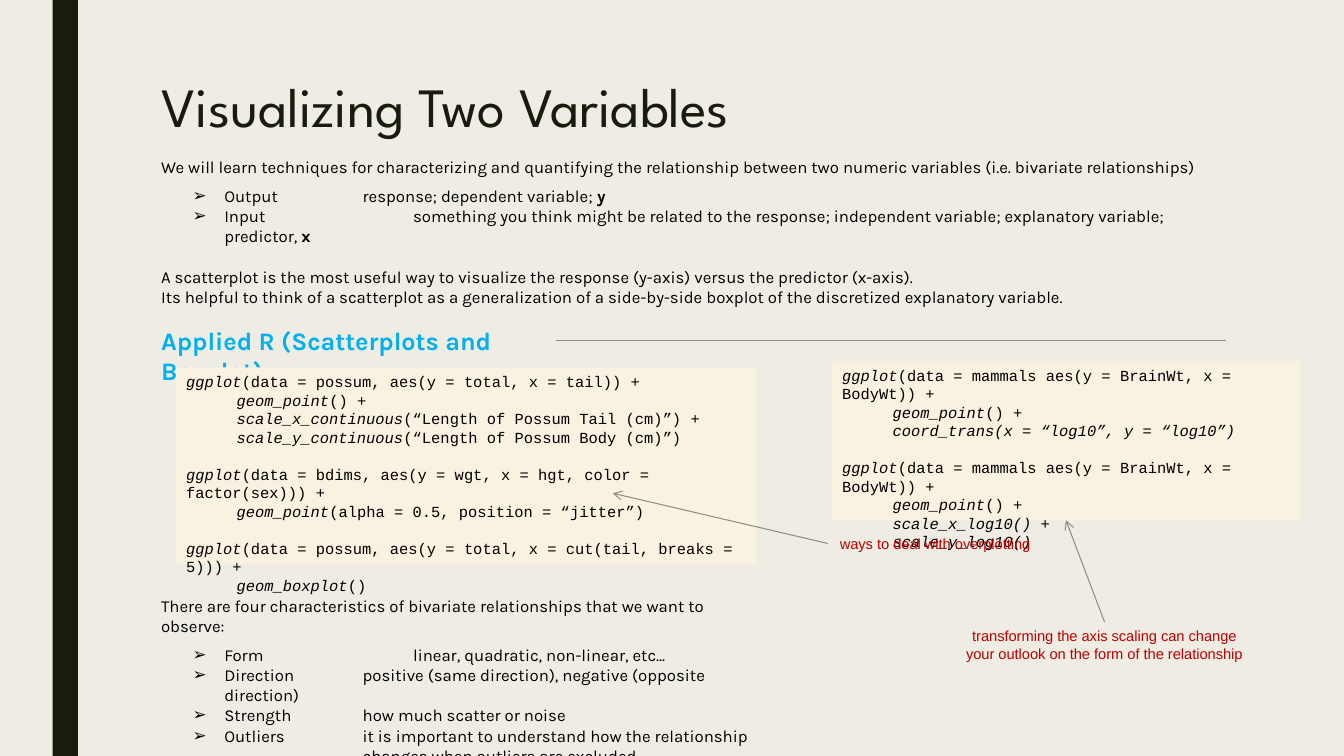
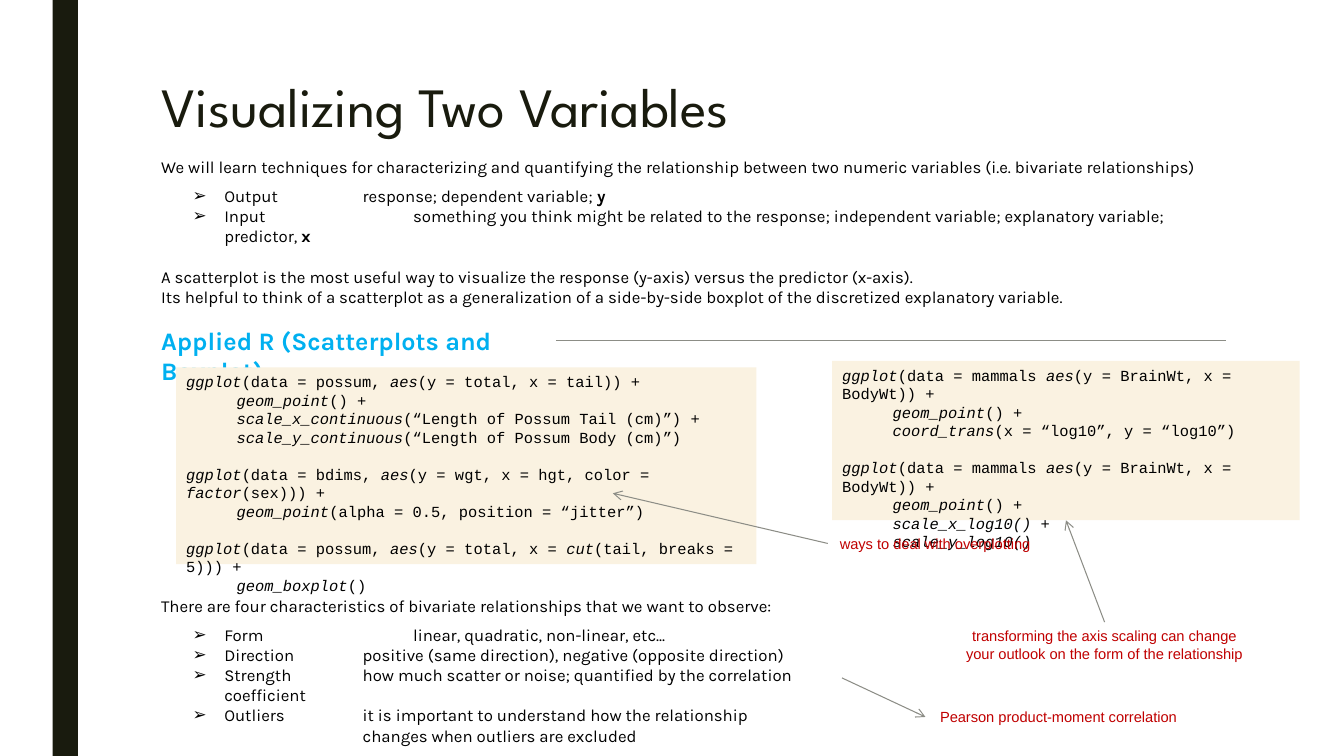
Before and after one commit to parcap/business-education, a slide deck: slide 3 of Correlation-and-Regression/Correlation and Regression.pptx. Drawn at 1344x756 pixels with LibreOffice and Linux fonts; fonts in the diff are those of the drawing. Boxes give left, top, right and bottom in pixels: in the first picture for what was removed or moved away, otherwise in the second. Text is boxed around its words. In the diff, an @@ line names an element or a change of style, - is before the commit and + after.

```diff
--- a/Correlation-and-Regression/Correlation and Regression.pptx
+++ b/Correlation-and-Regression/Correlation and Regression.pptx
@@ background #EFEDE3 to #FFFFFF @@
@@ text in rectangle at (186,376,715,576): italic on in "aes(y", "aes(y factor(sex)))", "aes(y cut(tail," @@
@@ text in rectangle at (842,370,1235,496): italic on in "aes(y", "aes(y"; italic off in "coord_trans(x = “log10”, y = “log10”)" @@
@@ text at (363,669,792,685): text changed @@
-➢ Strength how much scatter or noise
+➢ Strength how much scatter or noise; quantified by the correlation coefficient
@@ arrow added from (842, 679) to (926, 717), #8C8D86 0.75 pt @@
@@ text added at (940,711,1177,725), 10.5 pt, text #C00000 @@
+Pearson product-moment correlation
```
Also in this commit, not shown: 5 other slides changed, 1 slide added, 1 slide removed, 4 other files.
